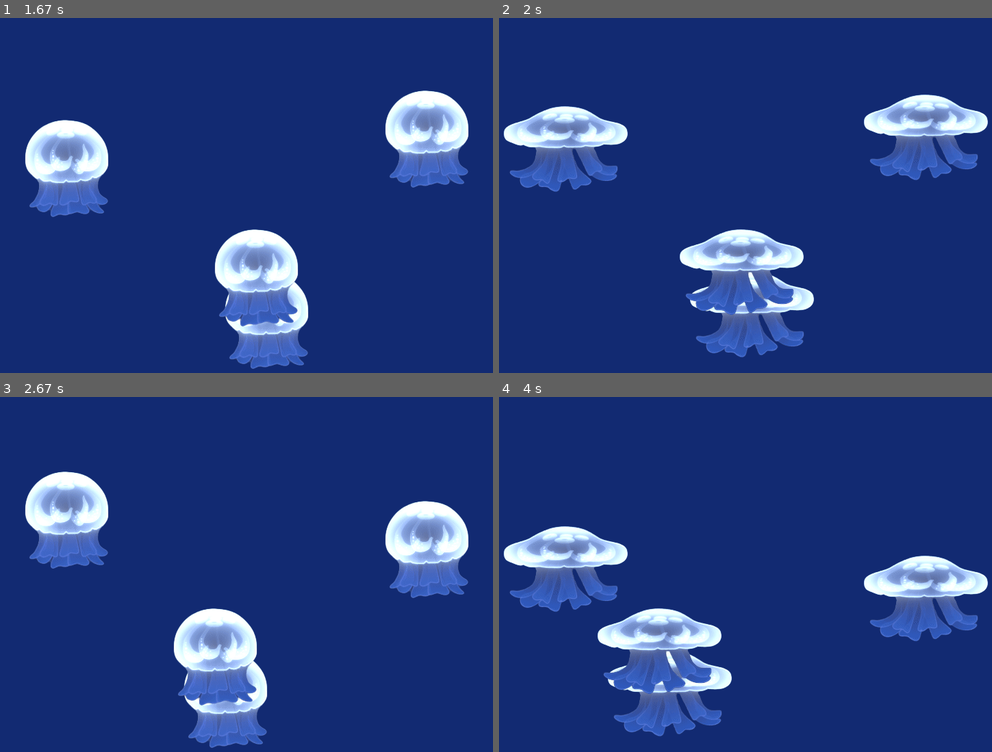
Above: before the commit, frames 1-4 (two rows, left to right).
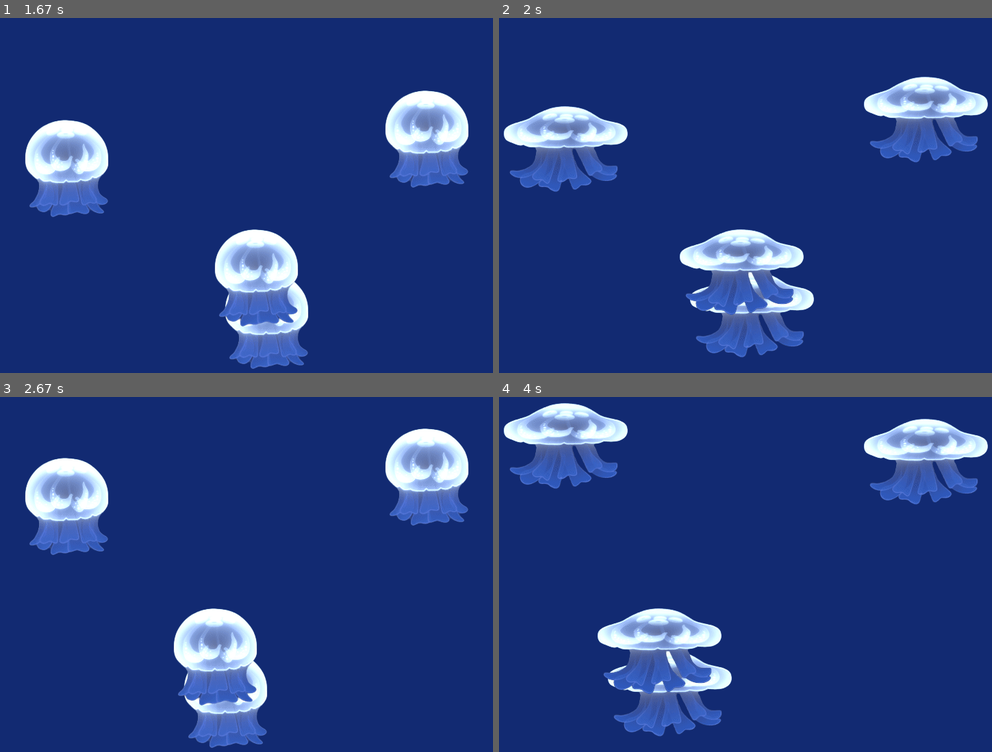
Above: after the commit, the same moments.

Repository: E137299/Pygame-Tutorials
Game: pygame game, started from 4.0 Classes/ClassDemo.py
The game is run twice, just before and just after one commit, with the same random seed, the same clock (stepped at 60 frames per second) and the same inputs.
Inputs:
- Up to frame 1 (1.67 s): no input
- Up to frame 2 (2 s): no input
- Up to frame 3 (2.67 s): no input
- Up to frame 4 (4 s): no input

Frame 1 is identical in both runs. In frame 2, 5.0% of the frame differs, in the area x 74-100%, y 16-46%; in frame 3, 10%; in frame 4, 15%, in the area x 0-100%, y 1-69%.

Commit message:
Change upper boundary for floating jellyfish

Diff:
--- a/4.0 Classes/ClassDemo.py
+++ b/4.0 Classes/ClassDemo.py
@@ -19,9 +19,9 @@
         self.deltay = random.choice([-1,1])
 
     def move(self, count):
-        if self.rect.left <= 0 or self.rect.right >= 800:
+        if self.rect.left <= -0 or self.rect.right >= 800:
             self.deltax *= -1
-        if self.rect.top <= 0 or self.rect.bottom >= 600:
+        if self.rect.top <= -100 or self.rect.bottom >= 600:
             self.deltay *= -1
 
         self.rect.centerx += self.deltax
